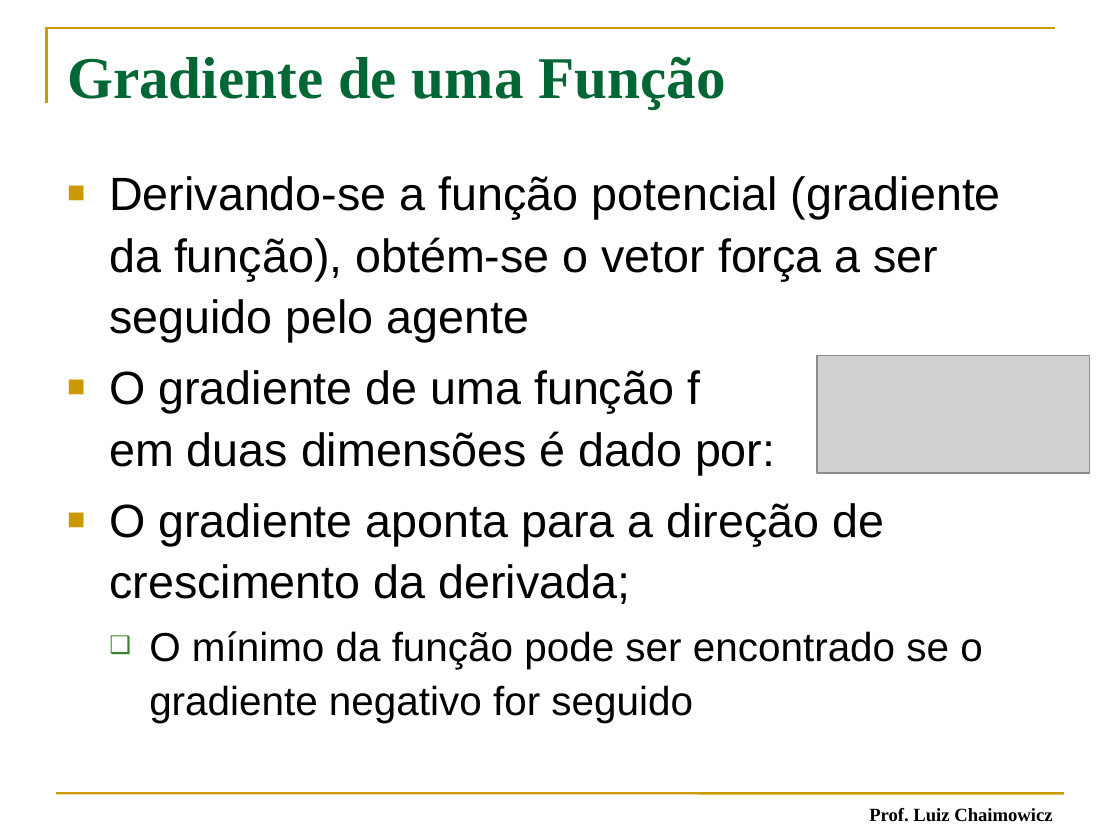
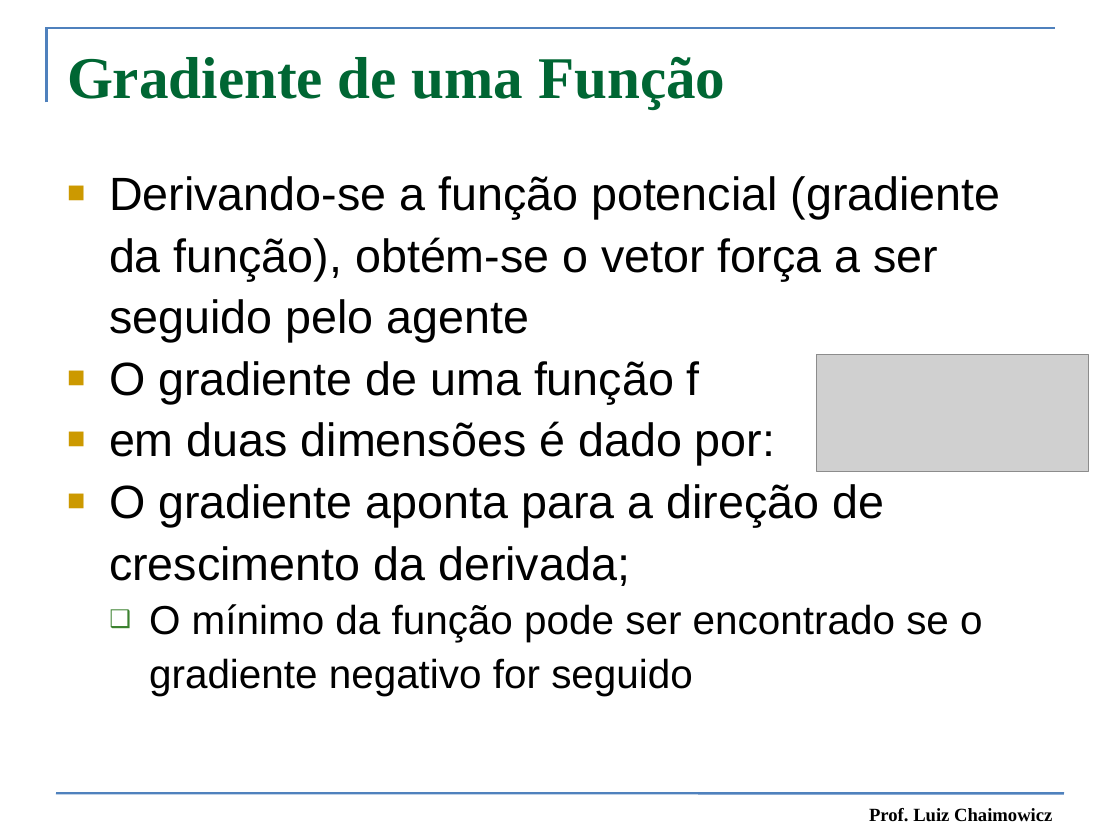
Before and after one commit to fegemo/cefet-games, a slide deck: slide 39 of attachments/IA 03 - Movimentação Simples.pptx (slide 41 before the commit). Drawn at 1120x840 pixels with LibreOffice and Linux fonts; fonts in the diff are those of the drawing; grey boxes stand for pictures. Boxes give left, top, right and bottom in pixels: in the first picture for what was removed or moved away, otherwise in the second. Text is boxed around its words. In the diff, an @@ line names an element or a change of style, - is before the commit and + after.

```diff
--- a/attachments/IA 03 - Movimentação Simples.pptx
+++ b/attachments/IA 03 - Movimentação Simples.pptx
@@ freeform shape at [47, 28, 1055, 103]: outline #CC9900 1.5 pt to #4F81BD 1.5 pt @@
@@ text at [109, 176, 1001, 696]: indent changed; less space between paragraphs @@
@@ text at [109, 361, 775, 466]: text changed @@
-■ O gradiente de uma função f
-  em duas dimensões é dado por:
+■ O gradiente de uma função f
+■ em duas dimensões é dado por:
@@ line (56, 793) - (1064, 793): stroke #CC9900 1.5 pt to #4F81BD 1.5 pt @@
```
Also in this commit, not shown: 43 other slides changed, 42 slides removed, 2 other files.
